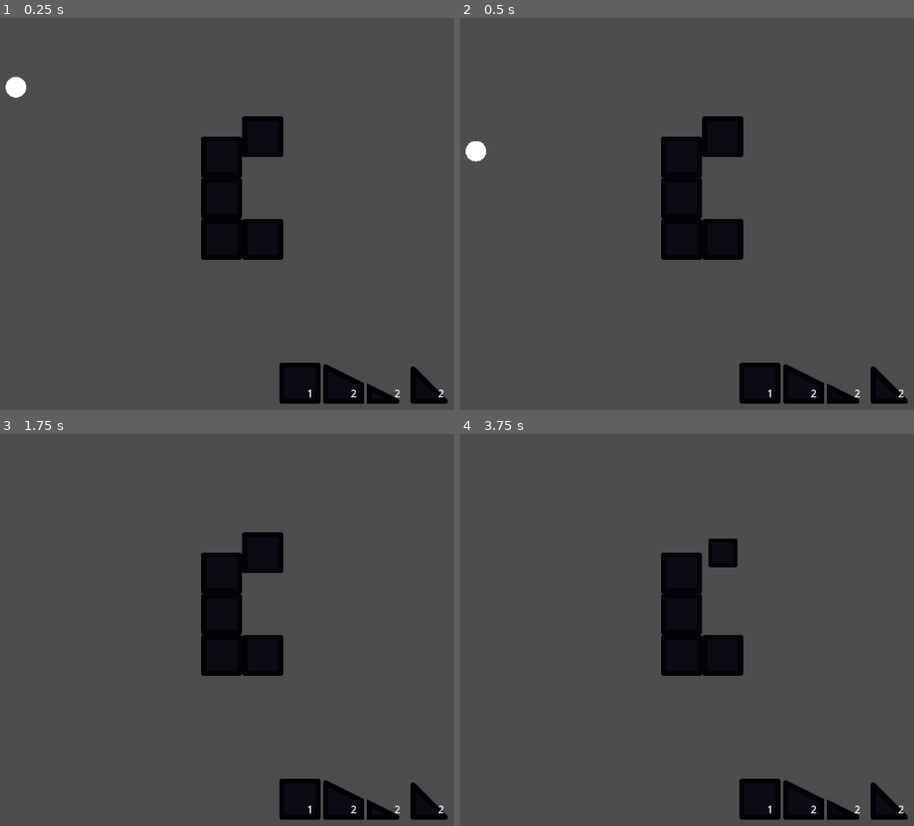
Above: before the commit, frames 1-4 (two rows, left to right).
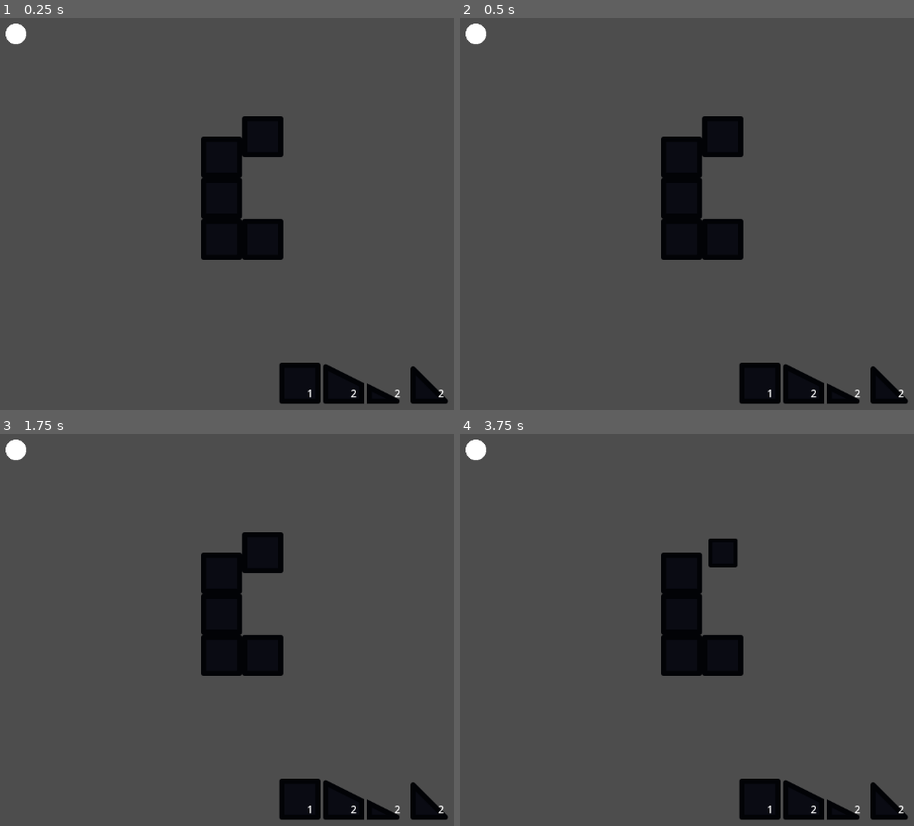
Above: after the commit, the same moments.

Repository: Username4D/dWell
Game: Godot game, scene res://scenes/gameplay_scene.tscn
Two runs of this game, one before a commit and one after it. Both use one fixed random seed, a clock stepped at 60 frames per second and the inputs below. The project has no main scene, so this scene is started directly.
Inputs (mouse positions are in pixels of both pictures, inside the frame that each line leads up to):
- Up to frame 1 (0.25 s): no input
- Up to frame 2 (0.5 s): no input
- Up to frame 3 (1.75 s): click "1" at 0.5 s; click "2" at 1.25 s
- Up to frame 4 (3.75 s): click "2" at 2 s; click "2" at 2.75 s; click (723, 551) at 3.5 s

The runs differ from the first frame. In frame 1, 0.4% of the frame differs, in the area x 1-6%, y 1-21%; in frame 2, 0.4%; in frame 3, 0.2%; in frame 4, 0.2%.
Error in both runs: Invalid access to property or key of type 'String' on a base object of type 'Dictionary'. (res://scripts/object.gd:9)

Commit message:
added starting

Diff:
--- a/project.godot
+++ b/project.godot
@@ -25,6 +25,11 @@
 "events": [Object(InputEventKey,"resource_local_to_scene":false,"resource_name":"","device":-1,"window_id":0,"alt_press …(192 unchanged characters)…
 ]
 }
+start={
+"deadzone": 0.2,
+"events": [Object(InputEventKey,"resource_local_to_scene":false,"resource_name":"","device":-1,"window_id":0,"alt_pressed":false,"shift_pressed":false,"ctrl_pressed":false,"meta_pressed":false,"pressed":false,"keycode":0,"physical_keycode":32,"key_label":0,"unicode":32,"location":0,"echo":false,"script":null)
+]
+}
 
 [rendering]
 
--- a/scenes/gameplay_scene.tscn
+++ b/scenes/gameplay_scene.tscn
@@ -437,7 +437,9 @@
 tile_set = SubResource("TileSet_mvhas")
 
 [node name="coin" parent="." instance=ExtResource("1_01stm")]
-position = Vector2(32, 96)
+position = Vector2(32, 32)
+disable_mode = 1
+freeze = true
 
 [node name="bar" type="HBoxContainer" parent="."]
 offset_top = 544.0
--- a/scripts/gameplay_scene.gd
+++ b/scripts/gameplay_scene.gd
@@ -1,7 +1,24 @@
 extends Node2D
 
+@export var spawnpos = Vector2.ZERO
 @export var possible_placements = []
 
 func _ready() -> void:
 	for i in $possible_placements.get_children():
 		possible_placements.append(i.position)
+
+func _input(event: InputEvent) -> void:
+	if Input.is_action_just_pressed("start"):
+		if $coin.freeze:
+			$coin.freeze = false
+		else:
+
+			$coin.linear_velocity = Vector2.ZERO
+			$coin.angular_velocity = 0
+			PhysicsServer2D.body_set_state(
+			$coin.get_rid(),
+			PhysicsServer2D.BODY_STATE_TRANSFORM,
+			Transform2D.IDENTITY.translated(spawnpos)
+			)
+			await get_tree().physics_frame
+			$coin.freeze = true
